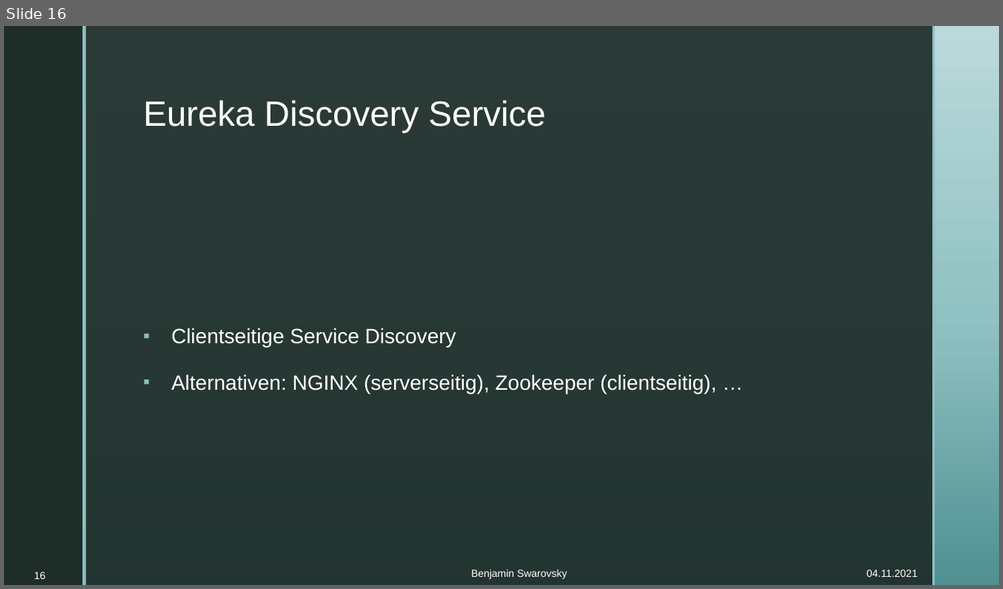
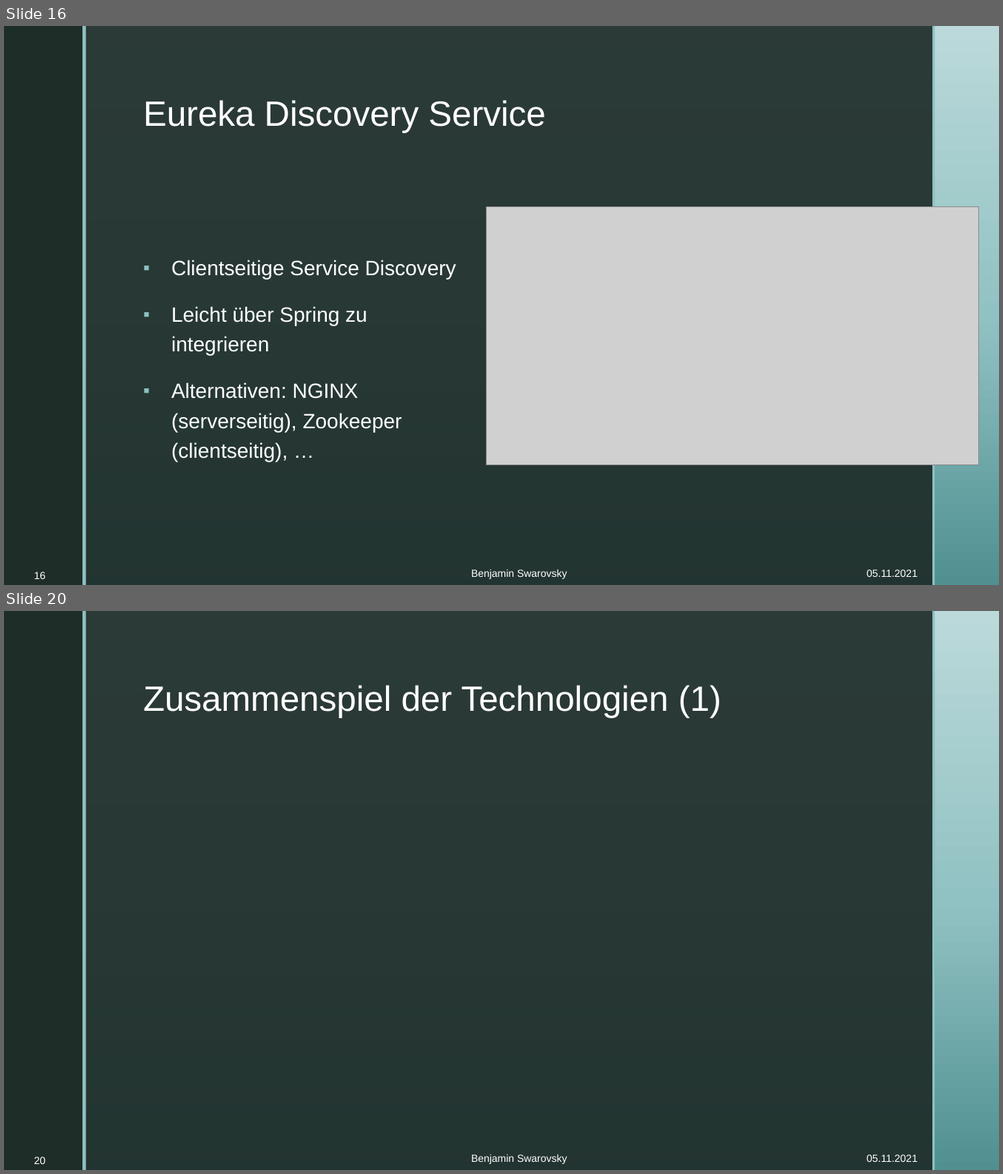
Before and after one commit to BenjaminS01/Abschluss, a slide deck: Vortrag.pptx. Shown one above the other, each under a label of ours: slide 16 before the commit, slides 16 and 20 after it; the slides between them are not shown. The pictures are 1003x589 and 1003x1174 pixels, drawn with LibreOffice and Linux fonts; fonts in the diff are those of the drawing; grey boxes stand for pictures; background and template pictures are left out. Boxes give left, top, right and bottom in pixels: in the first picture for what was removed or moved away, otherwise in the second. Text is boxed around its words. In the diff, an @@ line names an element or a change of style, - is before the commit and + after.

```diff
--- a/Vortrag.pptx
+++ b/Vortrag.pptx
@@ slide 20 added at box(4, 611, 999, 1170), background picture (left out); not listed: 4 template elements that a slide beside it also shows @@
@@ title added at box(143, 685, 721, 718), 34 pt, text #FFFFFF @@
+Zusammenspiel der Technologien (1)
@@ page number added at box(34, 1157, 46, 1165), 10 pt, text #FFFFFF @@
+20
@@ text added at box(471, 1155, 566, 1165), 10 pt, text #FFFFFF @@
+Benjamin Swarovsky
@@ text added at box(866, 1155, 917, 1162), 10 pt, text #FFFFFF @@
+05.11.2021
@@ slide 16 changed as well @@
@@ picture added at box(486, 207, 979, 465) @@
@@ text at box(171, 306, 367, 356): paragraph added @@
+▪ Leicht über Spring zu integrieren
@@ text at box(866, 570, 917, 577): text changed @@
-04.11.2021
+05.11.2021
```
Also in this commit, not shown: 14 other slides changed, 8 other slides added, 2 other files.
